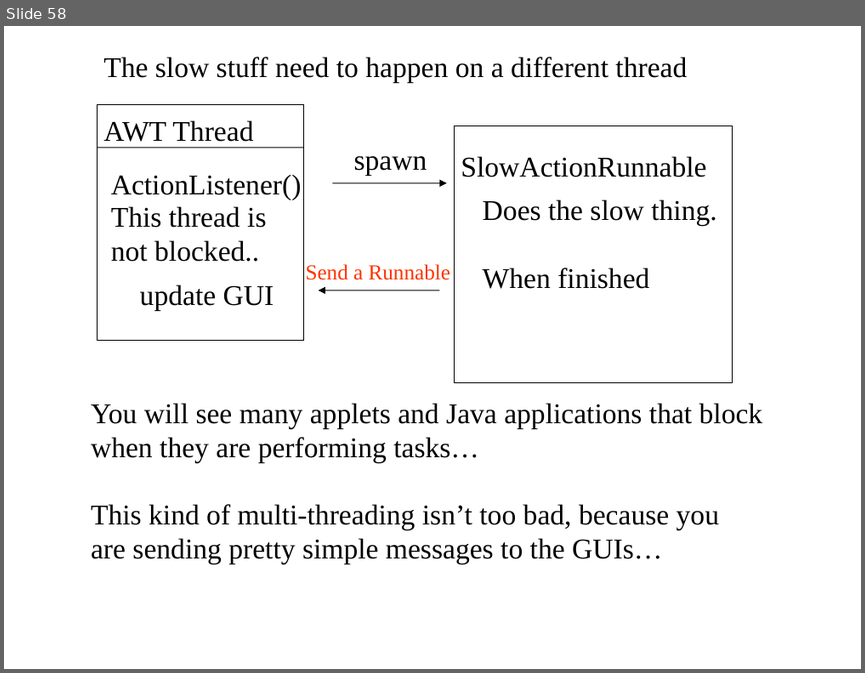
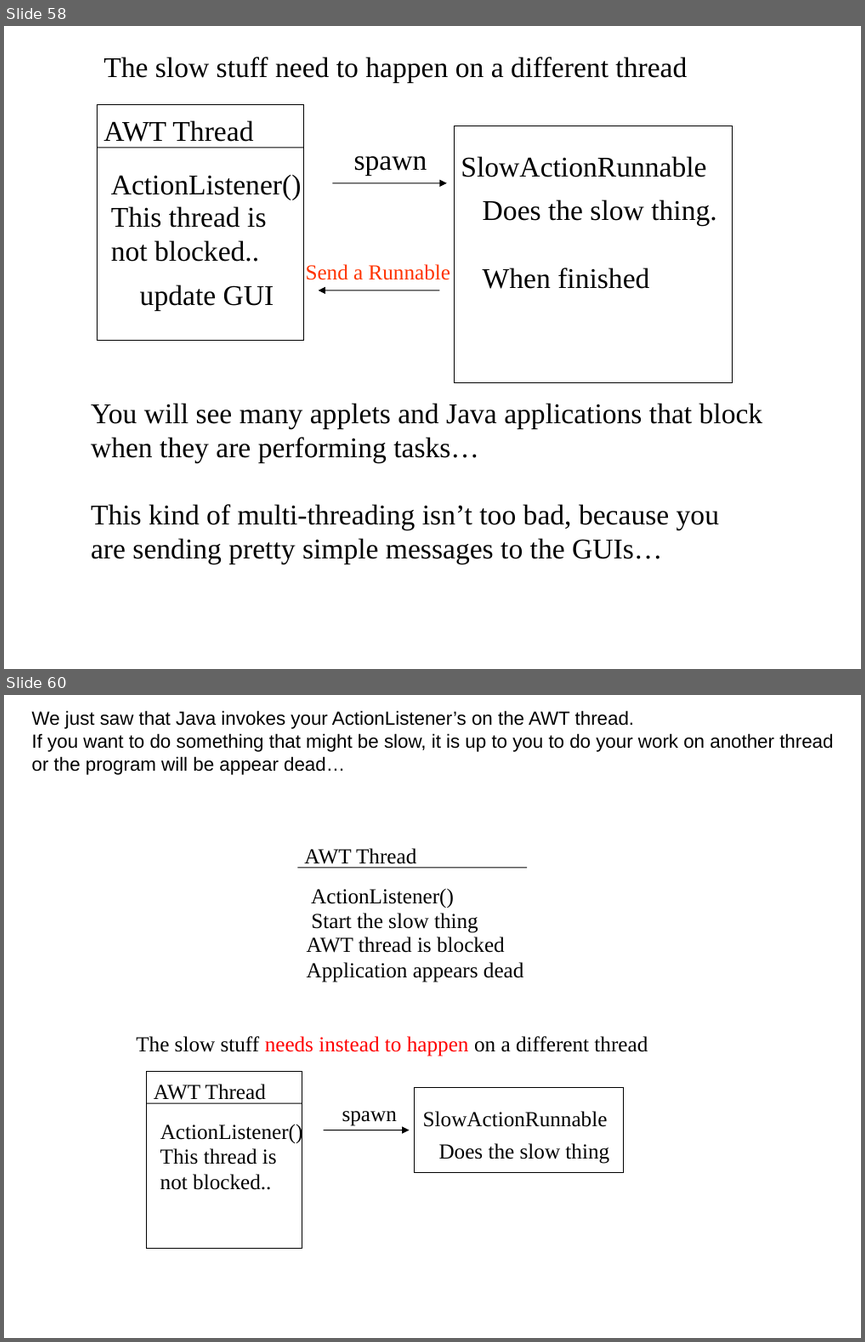
Before and after one commit to afodor/afodor.github.io, a slide deck: classes/prog2017/Prog3-Lecture12.ppt. Shown one above the other, each under a label of ours: slide 58 before the commit, slides 58 and 60 after it; the slides between them are not shown. The pictures are 865x673 and 865x1342 pixels, drawn with LibreOffice and Linux fonts; fonts in the diff are those of the drawing. Boxes give left, top, right and bottom in pixels: in the first picture for what was removed or moved away, otherwise in the second. Text is boxed around its words. In the diff, an @@ line names an element or a change of style, - is before the commit and + after.

```diff
--- a/classes/prog2017/Prog3-Lecture12.ppt
+++ b/classes/prog2017/Prog3-Lecture12.ppt
@@ slide 60 added at (4, 695, 861, 1338), background #FFFFFF @@
@@ text added at (32, 710, 833, 775), 16 pt, text #000000 @@
+We just saw that Java invokes your ActionListener’s on the AWT thread.
+If you want to do something that might be slow, it is up to you to do your work on another thread
+or the program will be appear dead…
@@ line added from (298, 868) to (527, 868), #000000 0.74 pt @@
@@ text added at (304, 848, 416, 868), 18 pt, text #000000 @@
+AWT Thread
@@ text added at (311, 888, 454, 907), 18 pt, text #000000 @@
+ActionListener()
@@ text added at (311, 913, 478, 933), 18 pt, text #000000 @@
+Start the slow thing
@@ text added at (307, 936, 524, 982), 18 pt, text #000000 @@
+AWT thread is blocked
+Application appears dead
@@ text added at (136, 1036, 647, 1056), 18 pt, text #000000 @@
+The slow stuff needs instead to happen on a different thread
@@ rectangle added at (146, 1072, 302, 1247), outline #000000 0.74 pt @@
@@ text added at (154, 1083, 266, 1104), 18 pt, text #000000 @@
+AWT Thread
@@ rectangle added at (415, 1087, 624, 1172), outline #000000 0.74 pt @@
@@ line added from (146, 1103) to (302, 1103), #000000 0.74 pt @@
@@ text added at (160, 1122, 303, 1144), 18 pt, text #000000 @@
+ActionListener()
@@ text added at (342, 1111, 397, 1126), 18 pt, text #000000 @@
+spawn
@@ text added at (423, 1111, 608, 1127), 18 pt, text #000000 @@
+SlowActionRunnable
@@ text added at (160, 1148, 277, 1190), 18 pt, text #000000 @@
+This thread is
+not blocked..
@@ arrow added from (324, 1129) to (409, 1129), #000000 0.74 pt @@
@@ text added at (439, 1143, 609, 1163), 18 pt, text #000000 @@
+Does the slow thing
```
Also in this commit, not shown: 5 slides changed, 7 other slides added, 1 slide removed.
